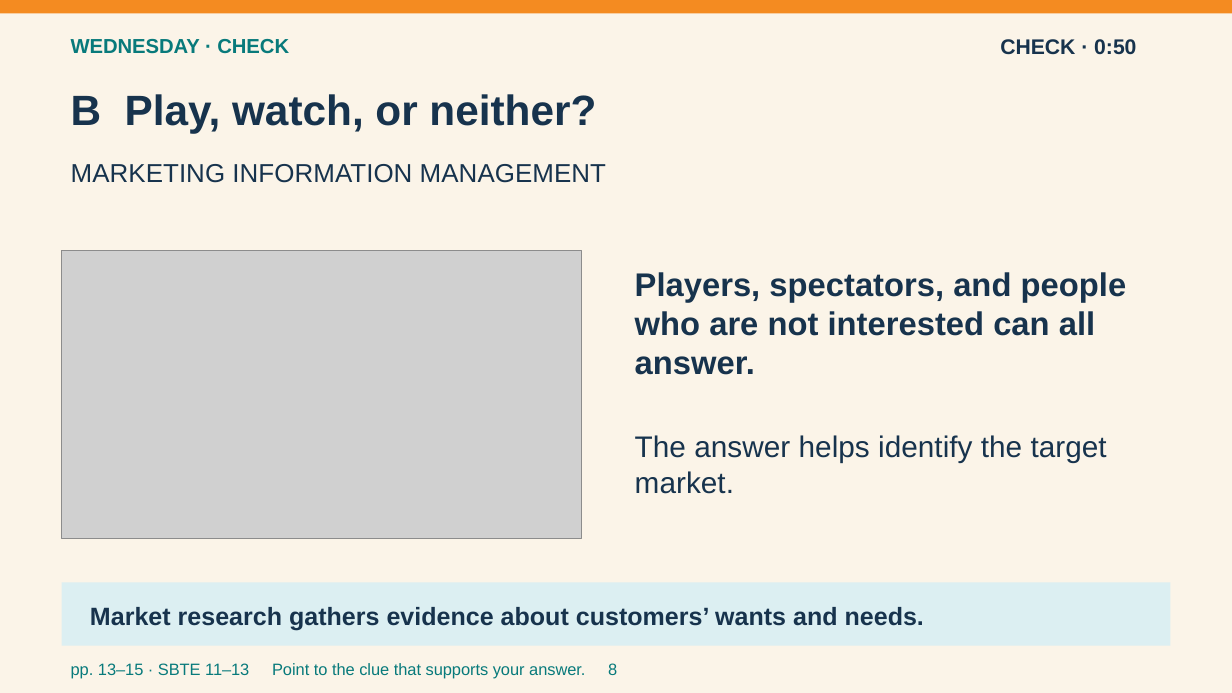
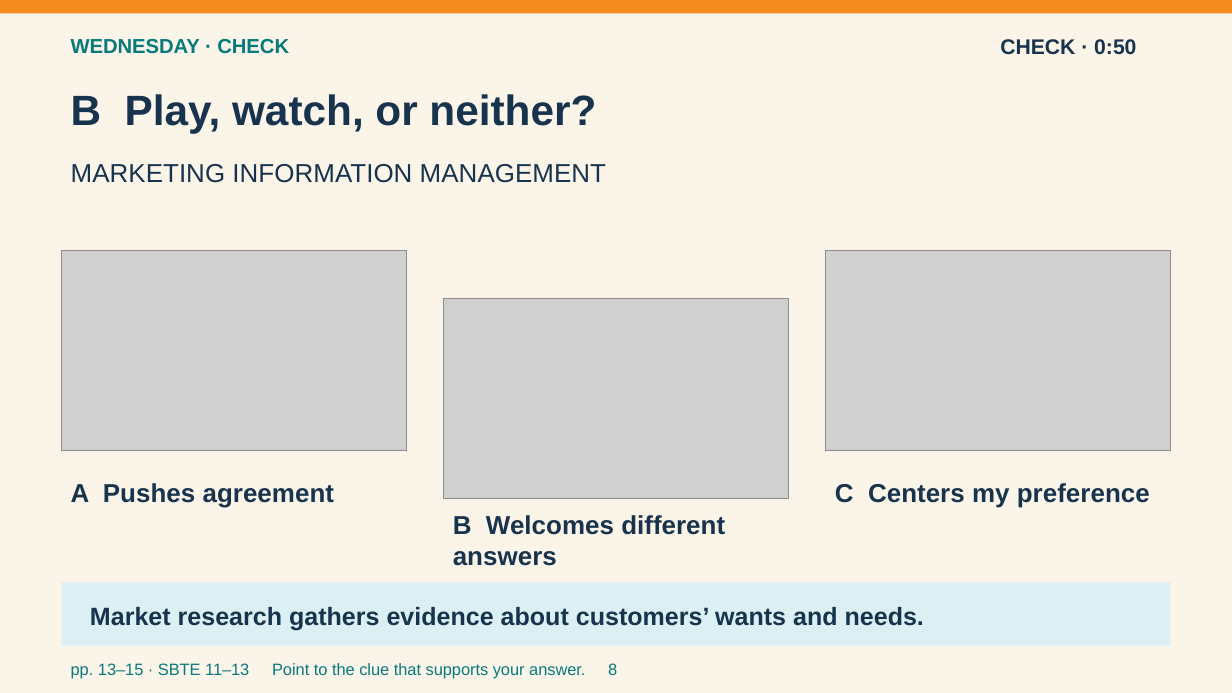
Before and after one commit to pzg8794/teaching-placement, a slide deck: slide 8 of second-placement/planning/2026-09-21-to-25/2026-09-21-to-25-Entry-Routines-Visual-v3.pptx. Drawn at 1232x693 pixels with LibreOffice and Linux fonts; fonts in the diff are those of the drawing; grey boxes stand for pictures. Boxes give left, top, right and bottom in pixels: in the first picture for what was removed or moved away, otherwise in the second. Text is boxed around its words. In the diff, an @@ line names an element or a change of style, - is before the commit and + after.

```diff
--- a/second-placement/planning/2026-09-21-to-25/2026-09-21-to-25-Entry-Routines-Visual-v3.pptx
+++ b/second-placement/planning/2026-09-21-to-25/2026-09-21-to-25-Entry-Routines-Visual-v3.pptx
@@ picture removed at [62, 250, 581, 539] @@
@@ picture added at [62, 250, 407, 451] @@
@@ picture added at [826, 250, 1171, 451] @@
@@ picture added at [444, 299, 788, 499] @@
@@ text removed at [635, 272, 1127, 375] @@
-Players, spectators, and people who are not interested can all answer.
@@ text removed at [635, 435, 1107, 494] @@
-The answer helps identify the target market.
@@ text added at [71, 483, 334, 508], 20.2 pt, text #17334D, bold @@
+A Pushes agreement
@@ text added at [835, 483, 1150, 508], 20.2 pt, text #17334D, bold @@
+C Centers my preference
@@ text added at [453, 515, 725, 566], 20.2 pt, text #17334D, bold @@
+B Welcomes different answers
```
Also in this commit, not shown: 7 other slides changed, 4 other files.
